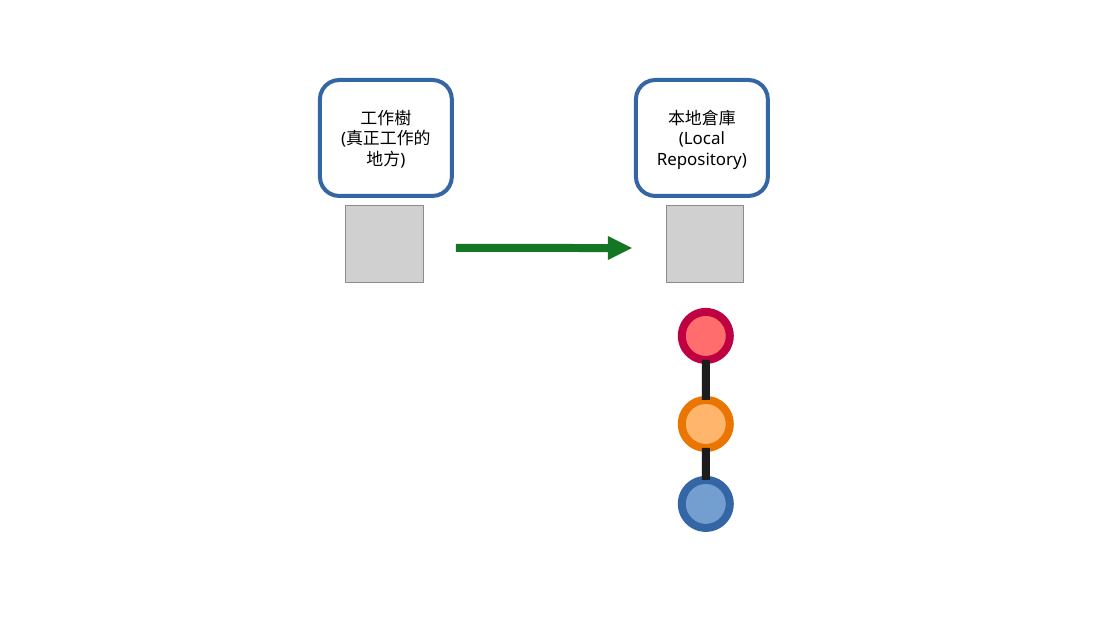
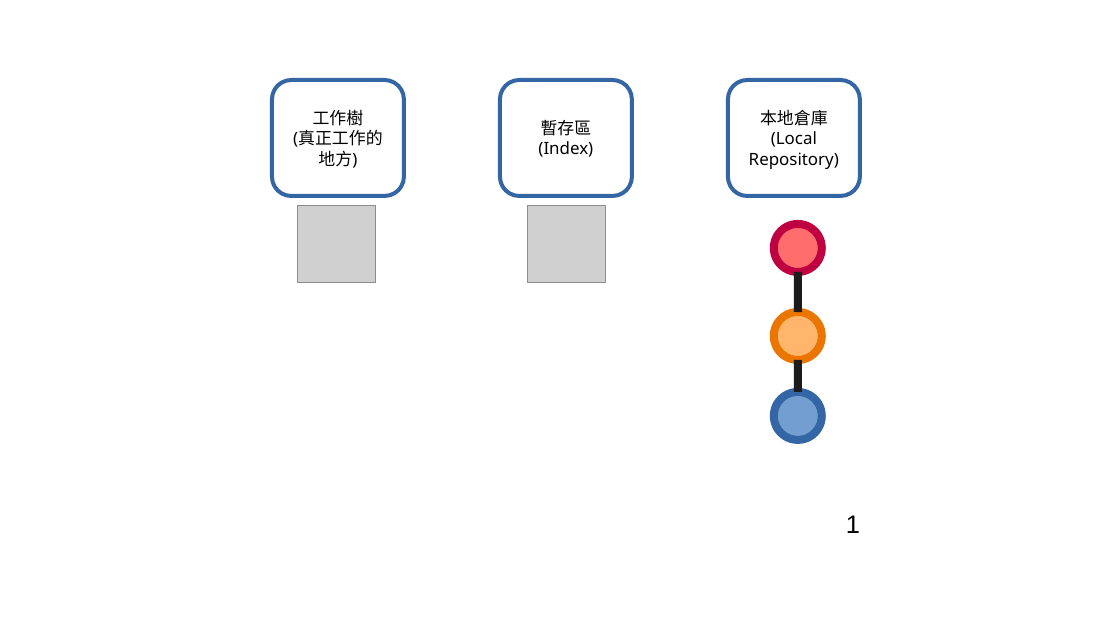
Before and after one commit to lonelyshore/intergitive, a slide deck: slide 8 of drawings/common/commit-one-file.odp (slide 5 before the commit). Drawn at 1120x630 pixels with LibreOffice and Linux fonts; fonts in the diff are those of the drawing; grey boxes stand for pictures. Boxes give left, top, right and bottom in pixels: in the first picture for what was removed or moved away, otherwise in the second. Text is boxed around its words. In the diff, an @@ line names an element or a change of style, - is before the commit and + after.

```diff
--- a/drawings/common/commit-one-file.odp
+++ b/drawings/common/commit-one-file.odp
@@ rounded rectangle "工作樹": place and size @@
-rounded rectangle "工作樹" at <box>320,80,452,196</box>
+rounded rectangle "工作樹" at <box>272,80,405,196</box>
@@ rounded rectangle added at <box>500,80,632,196</box>, fill #FFFFFF, outline #3465A4 2.83 pt, 12 pt, text #000000 @@
+暫存區
+(Index)
@@ rounded rectangle "本地倉庫": place and size @@
-rounded rectangle "本地倉庫" at <box>636,80,768,196</box>
+rounded rectangle "本地倉庫" at <box>729,80,861,196</box>
@@ picture: place and size @@
-picture at <box>346,205,423,283</box>
+picture at <box>298,205,375,283</box>
@@ picture: place and size @@
-picture at <box>667,205,744,283</box>
+picture at <box>528,205,606,283</box>
@@ ellipse added at <box>774,224,822,271</box>, fill #FF6D6D, outline #BF0041 5.67 pt @@
@@ arrow removed from (456, 248) to (632, 248) @@
@@ line added from (798, 312) to (798, 272), #1C1C1C 5.67 pt @@
@@ ellipse: place and size @@
-ellipse at <box>682,312,730,360</box>
+ellipse at <box>774,312,822,360</box>
@@ ellipse at <box>774,312,822,360</box>: fill #FF6D6D to #FFB66C; outline #BF0041 5.67 pt to #EA7500 5.67 pt @@
@@ line moved from (706, 400) - (706, 360) to (798, 392) - (798, 360) @@
@@ ellipse: place and size @@
-ellipse at <box>682,400,730,448</box>
+ellipse at <box>774,392,822,440</box>
@@ ellipse at <box>774,392,822,440</box>: fill #FFB66C to #729FCF; outline #EA7500 5.67 pt to #3465A4 5.67 pt @@
@@ line removed from (706, 480) to (706, 448) @@
@@ ellipse removed at <box>682,480,730,527</box> @@
@@ text added at <box>846,515,860,533</box>, 18 pt, text #000000 @@
+1
```
Also in this commit, not shown: 5 other slides changed, 21 slides added, 3 other files.
